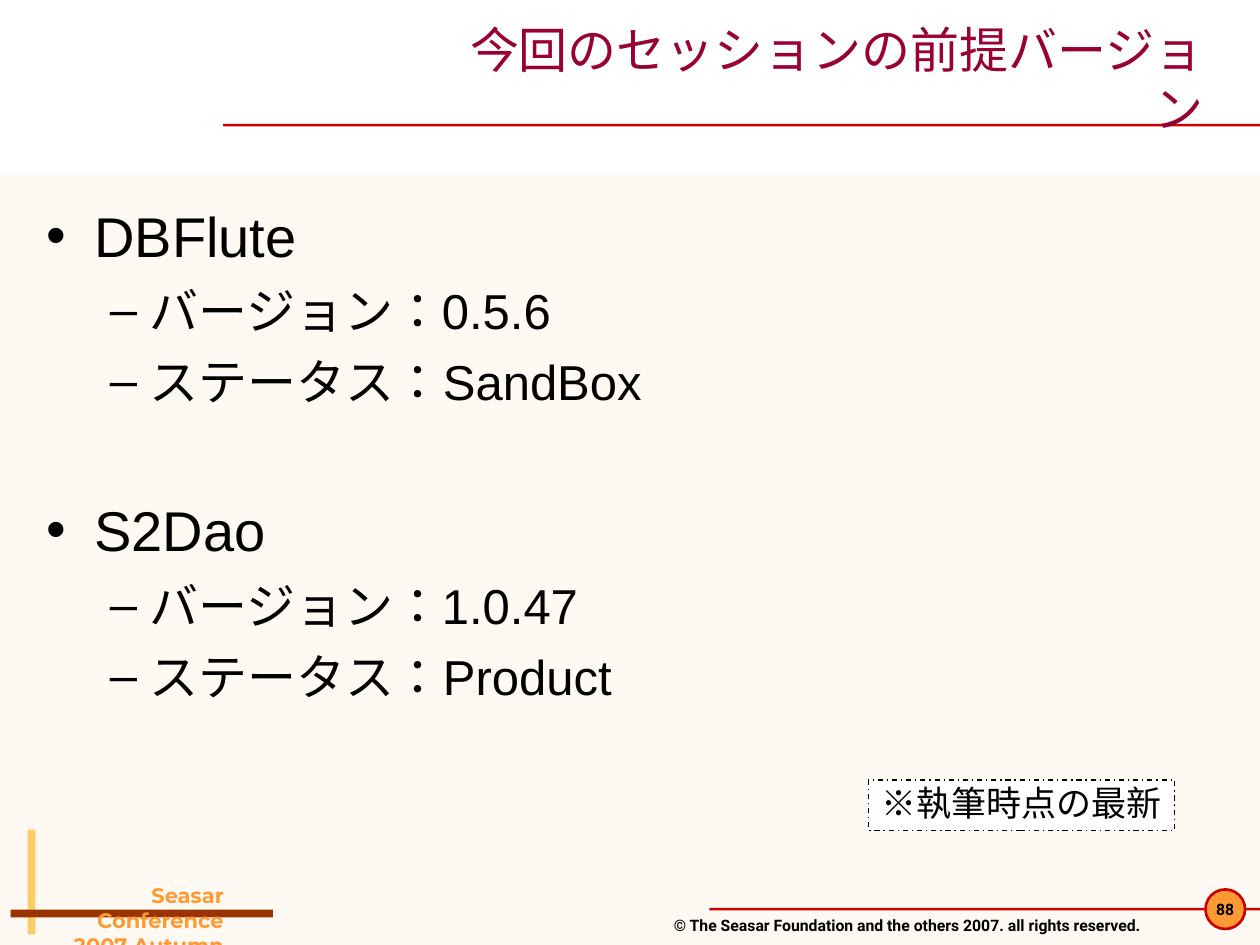
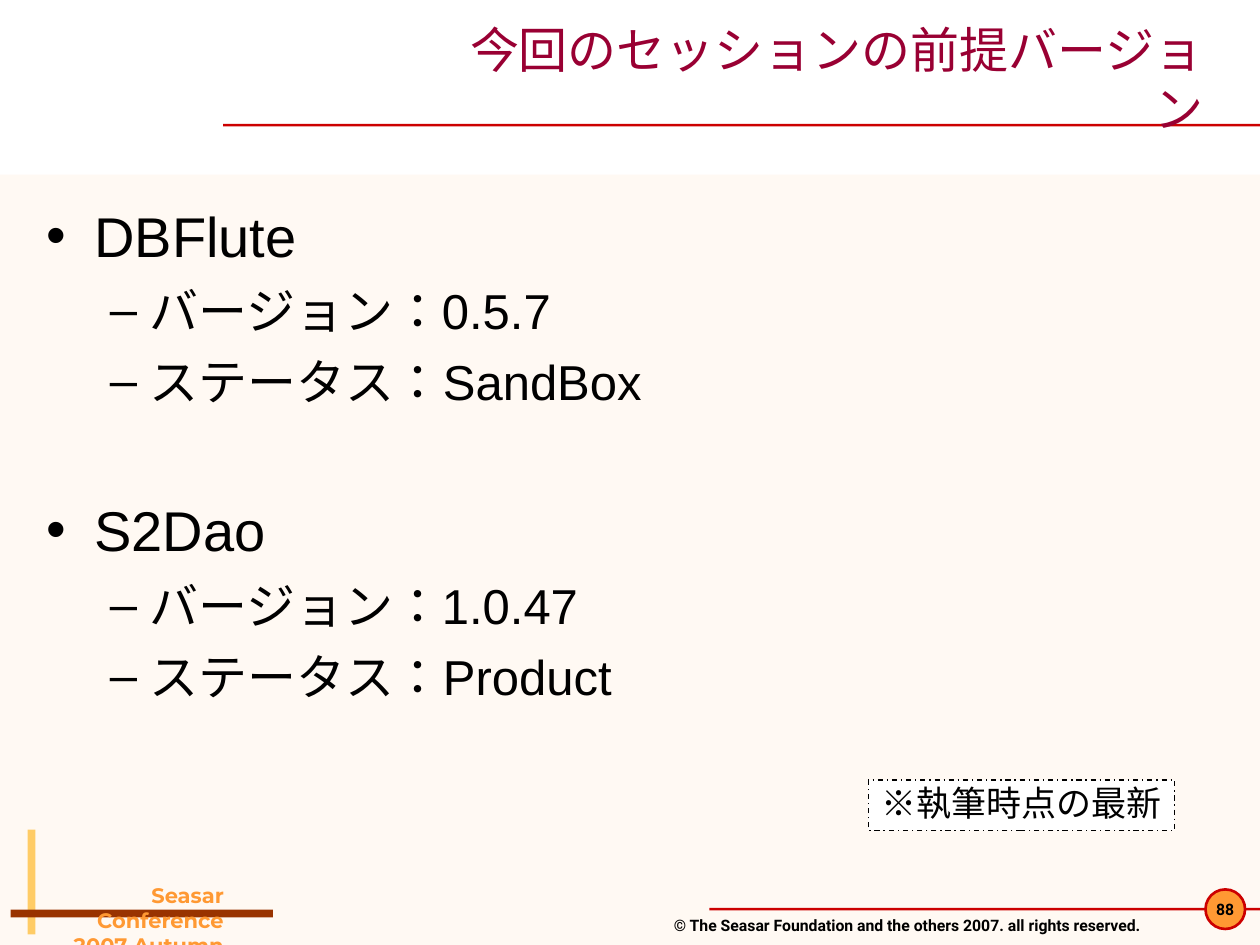
Before and after one commit to seasarorg/dbflute, a slide deck: slide 88 of dbflute/etc/doc/pres/sc2007a-c5-DBFlute.ppt. Drawn at 1260x945 pixels with LibreOffice and Linux fonts; fonts in the diff are those of the drawing; background and template pictures are left out. Boxes give left, top, right and bottom in pixels: in the first picture for what was removed or moved away, otherwise in the second. Text is boxed around its words. In the diff, an @@ line names an element or a change of style, - is before the commit and + after.

```diff
--- a/dbflute/etc/doc/pres/sc2007a-c5-DBFlute.ppt
+++ b/dbflute/etc/doc/pres/sc2007a-c5-DBFlute.ppt
@@ text at box(149, 289, 550, 332): text changed @@
-  – バージョン：0.5.6
+  – バージョン：0.5.7
```
Also in this commit, not shown: 4 other slides changed, 10 other files.
